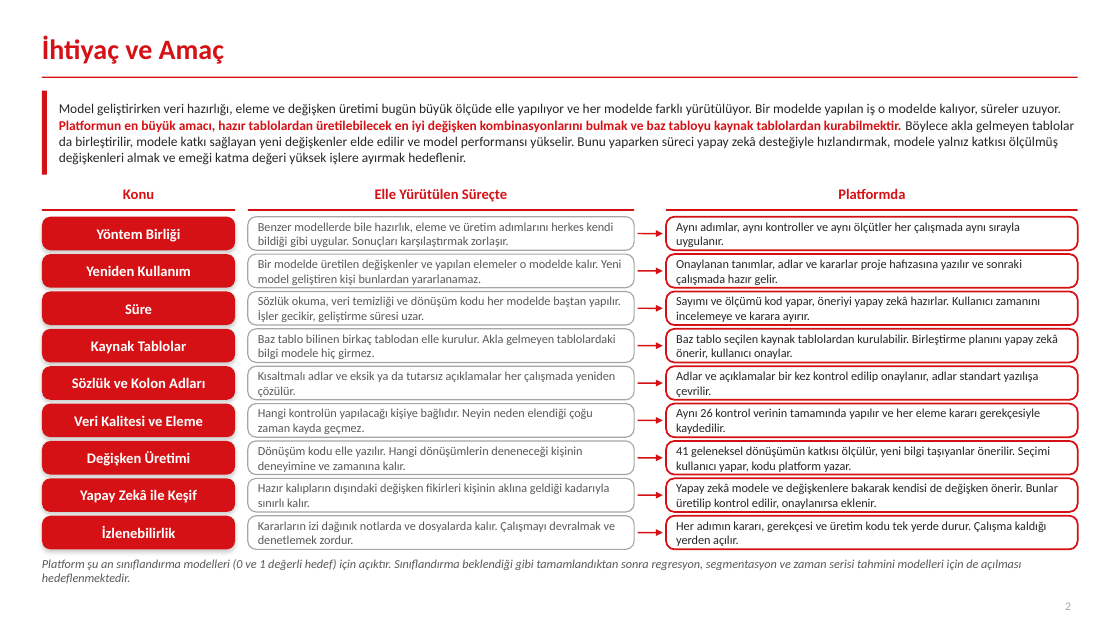
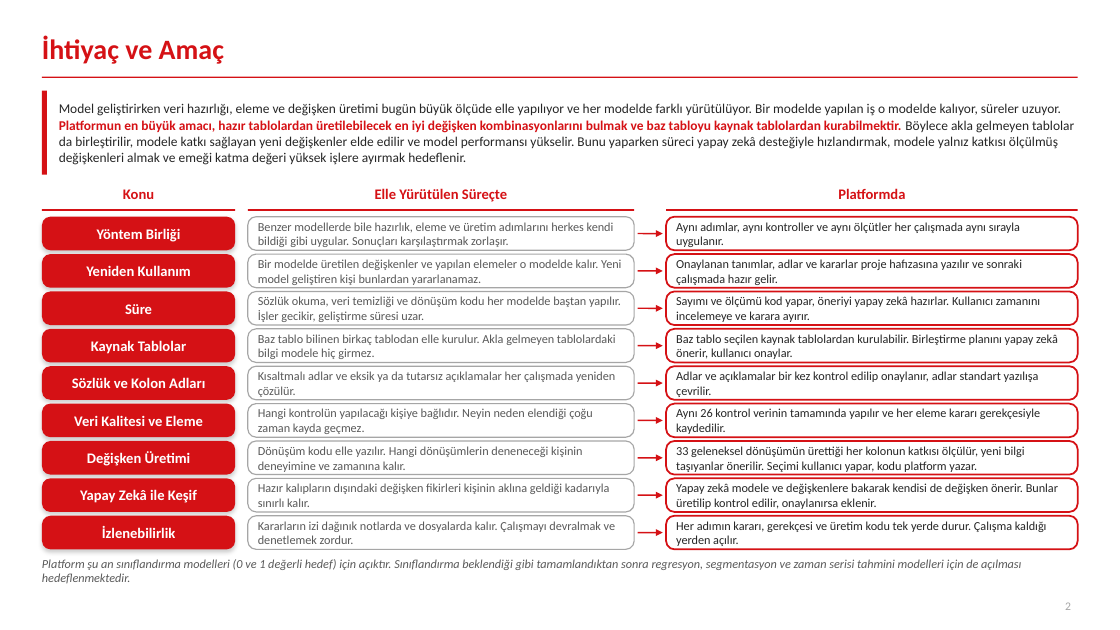
Before and after one commit to canmergen/amp, a slide deck: slide 2 of analitik_modelleme_platformu_GUNCEL/sunum/Akilli_Modelleme_Platformu_Sunum.pptx. Drawn at 1120x630 pixels with LibreOffice and Linux fonts; fonts in the diff are those of the drawing. Boxes give left, top, right and bottom in pixels: in the first picture for what was removed or moved away, otherwise in the second. Text is boxed around its words. In the diff, an @@ line names an element or a change of style, - is before the commit and + after.

```diff
--- a/analitik_modelleme_platformu_GUNCEL/sunum/Akilli_Modelleme_Platformu_Sunum.pptx
+++ b/analitik_modelleme_platformu_GUNCEL/sunum/Akilli_Modelleme_Platformu_Sunum.pptx
@@ text at [676,446,1025,472]: text changed @@
-41 geleneksel dönüşümün katkısı ölçülür, yeni bilgi taşıyanlar önerilir. Seçimi kullanıcı yapar, kodu platform yazar.
+33 geleneksel dönüşümün ürettiği her kolonun katkısı ölçülür, yeni bilgi taşıyanlar önerilir. Seçimi kullanıcı yapar, kodu platform yazar.
```
Also in this commit, not shown: 3 other slides changed, 3 other files.
